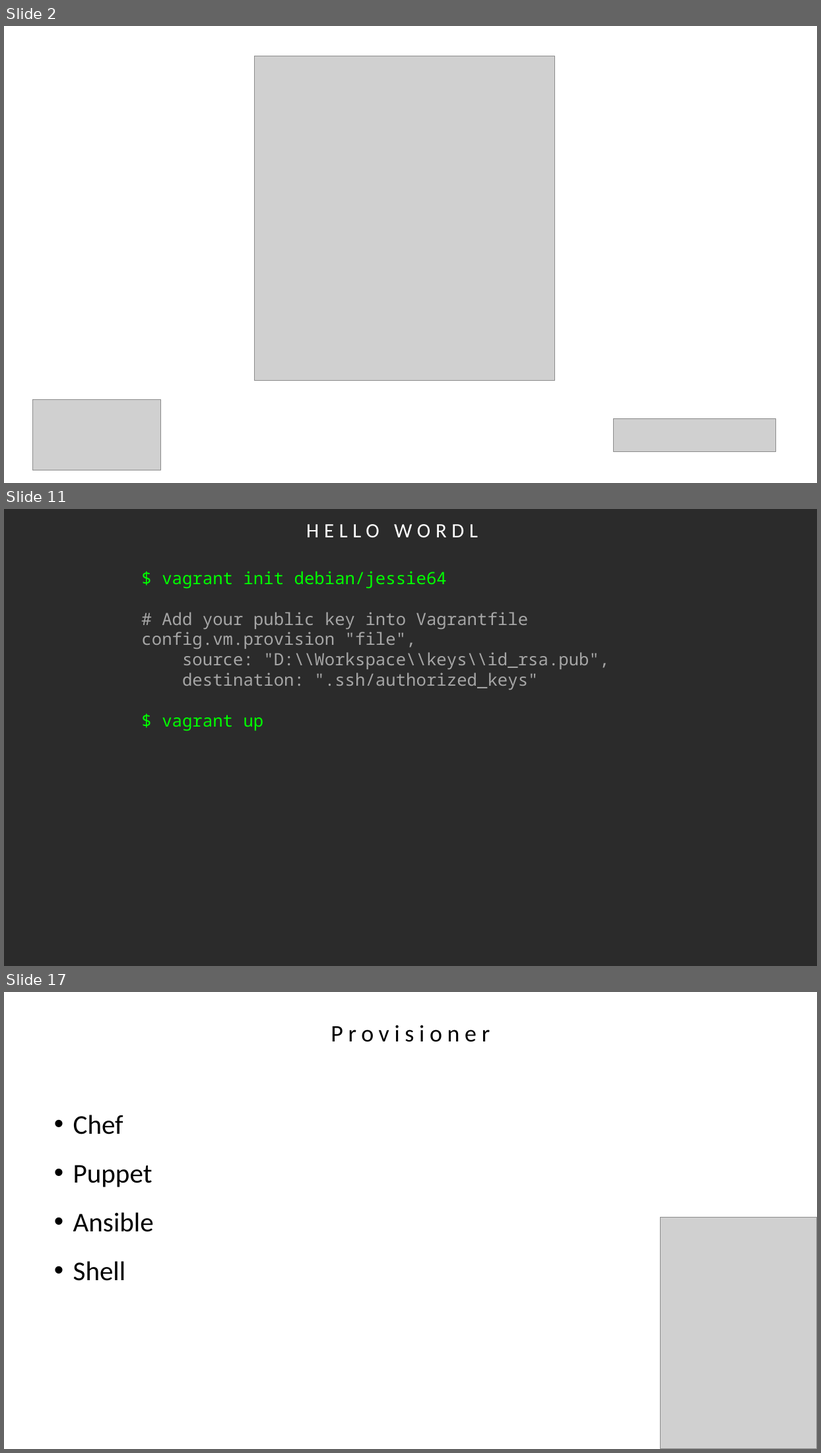
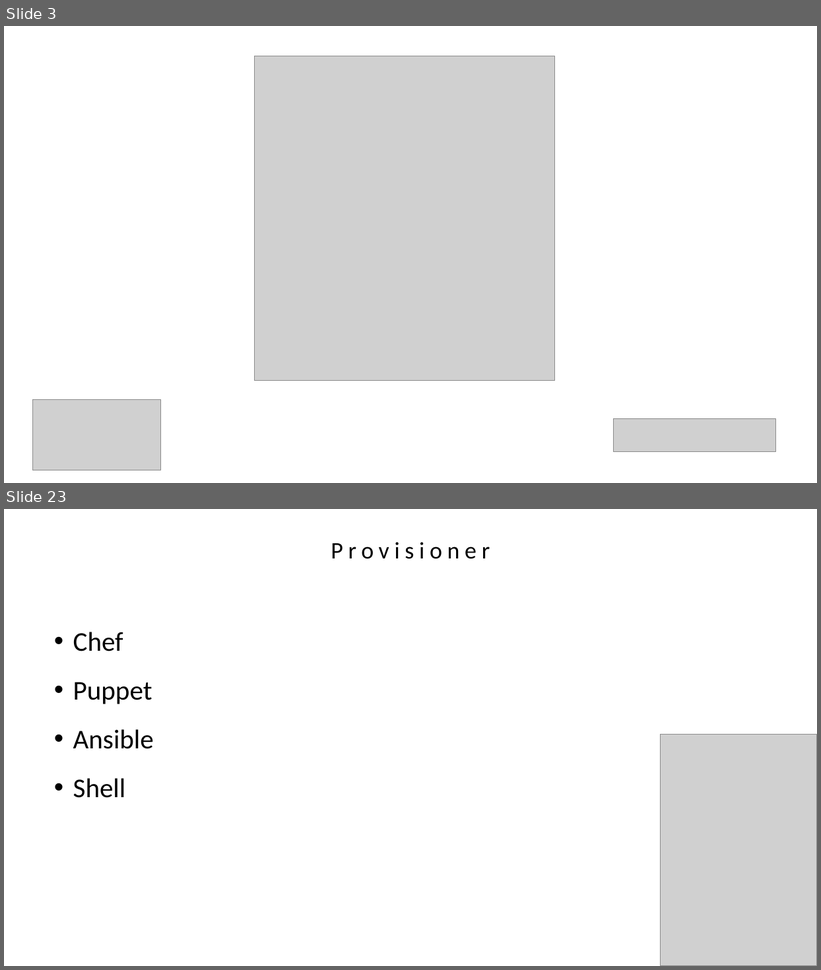
Before and after one commit to agavazov/vagrant-presentation, a slide deck: vagrant.pptx. Shown one above the other, each under a label of ours: slides 2, 11 and 17 before the commit, slides 3 and 23 after it; the slides between them are not shown. The pictures are 821x1453 and 821x970 pixels, drawn with LibreOffice and Linux fonts; fonts in the diff are those of the drawing; grey boxes stand for pictures; background and template pictures are left out; a plain dark background stands for a picture behind light text. Boxes give left, top, right and bottom in pixels: in the first picture for what was removed or moved away, otherwise in the second. Text is boxed around its words. In the diff, an @@ line names an element or a change of style, - is before the commit and + after.

Commit message:
vagrant presentation v2

```diff
--- a/vagrant.pptx
+++ b/vagrant.pptx
@@ slide 11 removed at bbox=[4, 509, 817, 966], background picture (left out) @@
@@ text removed at bbox=[306, 524, 478, 537] @@
-HELLO WORDL
@@ text removed at bbox=[141, 571, 609, 731] @@
-$ vagrant init debian/jessie64
-# Add your public key into Vagrantfile
-config.vm.provision "file",
-source: "D:\\Workspace\\keys\\id_rsa.pub",
-destination: ".ssh/authorized_keys"
-$ vagrant up
@@ what was slide 2 is now slide 3 @@
@@ what was slide 17 is now slide 23 @@
```
Also in this commit, not shown: 11 slides changed, 11 slides added, 5 other slides removed, 21 other files.
